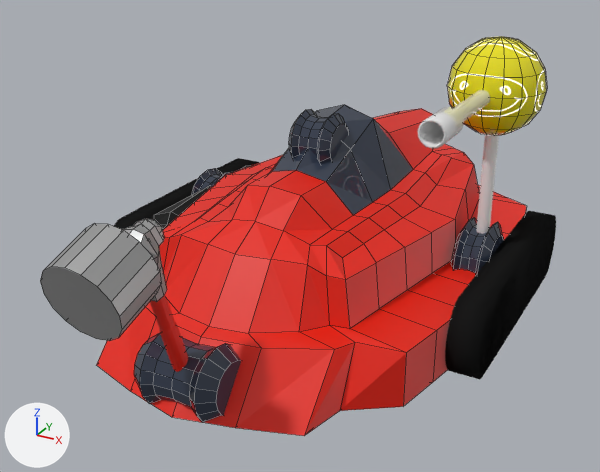
A saved change to the Blender file artwork/bots/bot-1.blend.
Rendered twice from a 50 mm lens placed at (1.3, -2.67, 1.48), pointed at (0.01, -0.33, 0.31). Every picture has the same lights, and +X, +Y and +Z are marked at lower left. Mesh edges are drawn as thin lines on the coarser meshes.

Before the edit, the objects in view are built like this:
```python
ob_shieldfluffykitten = bpy.data.objects.new('ShieldFluffyKitten', me_cube_014)
ob_shieldfluffykitten.parent = ob_shieldfluffykittenempty
ob_shieldfluffykitten.location = (0.0, 0.0, 0.0)
ob_shieldfluffykitten.scale = (2.18, 1.0, 1.0)
ob_shieldstrong = bpy.data.objects.new('ShieldStrong', me_cube_015)
ob_shieldstrong.parent = ob_shieldstrongempty
ob_shieldstrong.location = (0.0, 0.0, 0.705)
ob_weaponaceedbarrel = bpy.data.objects.new('WeaponAceedBarrel', me_cylinder_024)
ob_weaponaceedbarrel.parent = ob_weaponaceedcontrolempty
ob_weaponaceedbarrel.location = (0.0, -0.734, 0.723)
ob_weaponaceedbarrel.rotation_euler = (-1.571, 0.0, 0.0)  # degrees (-90, 0, 0)
ob_weaponaceedbarrel.scale = (0.038, 0.038, 0.038)
ob_weaponaceedhead = bpy.data.objects.new('WeaponAceedHead', me_sphere)
ob_weaponaceedhead.parent = ob_weaponaceedcontrolempty
ob_weaponaceedhead.location = (0.0, 0.0, 0.197)
ob_weaponaceedhead.scale = (0.871, 0.871, 0.871)
# also in view: 'WeaponAceedTube' at (0.57, 0.0, 0.51); 'WeaponHammerHandle' at (0.01, -1.06, 0.3); 'WeaponHammerTop' at (0.01, -1.14, 0.55); 'BotTurretL' at (0.56, 0.0, 0.21); 'WeaponHammerEnd' at (0.01, -1.28, 0.57)
```
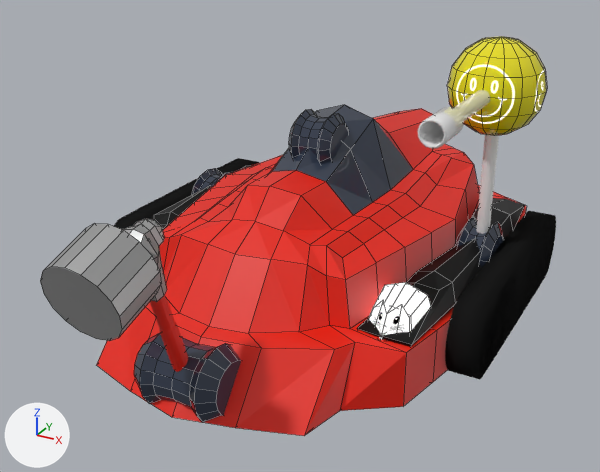
Commit message: Add strong shields

Location of each change, (x1, y1, x2, y2) in pixels of the pictures (600 x 472 px):
'WeaponAceedHead', surface changed: (447, 37, 542, 136) in both
'ShieldStrongL', added (black): after (357, 198, 525, 347)
'ShieldFluffyKittenL', added: after (368, 282, 431, 339)
part 1 of me_sphere, surface changed: (452, 53, 522, 130) in both

Edits to the bpy script that builds the scene:
```text
Change mat_yellowplastic:
    where n2 = _N.new('ShaderNodeTexImage'); n2.name = 'Image Texture'
    add n2.extension = 'EXTEND'
Change me_sphere:
    where me_sphere.from_pydata(...)  # 114 vertices, 128 faces; spans x -0.26..0.26, y -0.26..0.26, z 0.352..0.872
    used by ob_weaponaceedhead; parent = ob_weaponaceedcontrolempty; location = (0.0, 0.0, 0.197); scale = (0.871, 0.871, 0.871)
    me_sphere part 1: texture (UV) coordinates of 16 of 128 faces, centred in x -0.136..0.136, y -0.24..-0.173, z 0.47..0.754, changed; they spanned u -0.49..0.0, v -0.2..1.2 and now span u 0.0..1.0, v 0.0..1.0
Add ob_shieldstrongl:
    ob_shieldstrongl = bpy.data.objects.new('ShieldStrongL', me_cube_015.copy())  # the mesh of ob_shieldstrong
    ob_shieldstrongl.parent = ob_shieldstronglempty
    ob_shieldstrongl.location = (0.0, 0.0, 0.705)
Add ob_shieldstronglempty:
    ob_shieldstronglempty = bpy.data.objects.new('ShieldStrongLEmpty', None)
    ob_shieldstronglempty.location = (0.557, -0.0475, 0.149)
    ob_shieldstronglempty.scale = (-0.105, 0.105, 0.105)
Add ob_shieldfluffykittenl:
    ob_shieldfluffykittenl = bpy.data.objects.new('ShieldFluffyKittenL', me_cube_014.copy())  # the mesh of ob_shieldfluffykitten
    ob_shieldfluffykittenl.parent = ob_shieldfluffykittenlempty
    ob_shieldfluffykittenl.location = (0.0, 0.0, 0.0)
    ob_shieldfluffykittenl.scale = (2.18, 1.0, 1.0)
Add ob_shieldfluffykittenlempty:
    ob_shieldfluffykittenlempty = bpy.data.objects.new('ShieldFluffyKittenLEmpty', None)
    ob_shieldfluffykittenlempty.location = (0.481, -0.492, 0.208)
    ob_shieldfluffykittenlempty.rotation_euler = (0.0, 0.0, -1.571)  # degrees (0, 0, -90)
    ob_shieldfluffykittenlempty.scale = (0.118, 0.118, 0.118)
```
